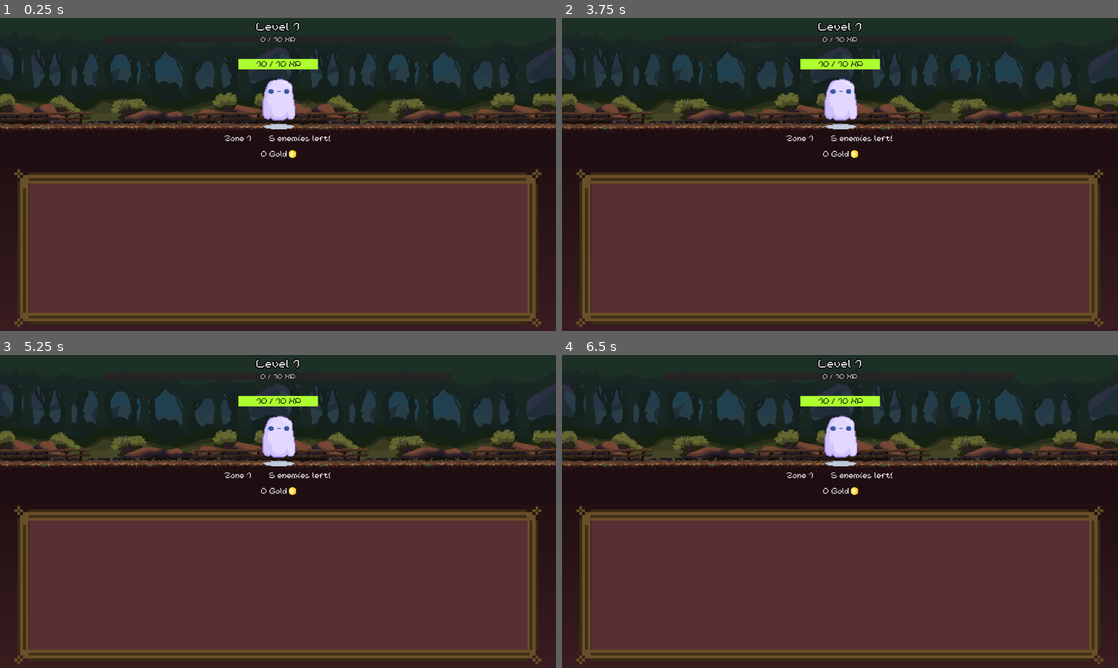
Above: before the commit, frames 1-4 (two rows, left to right).
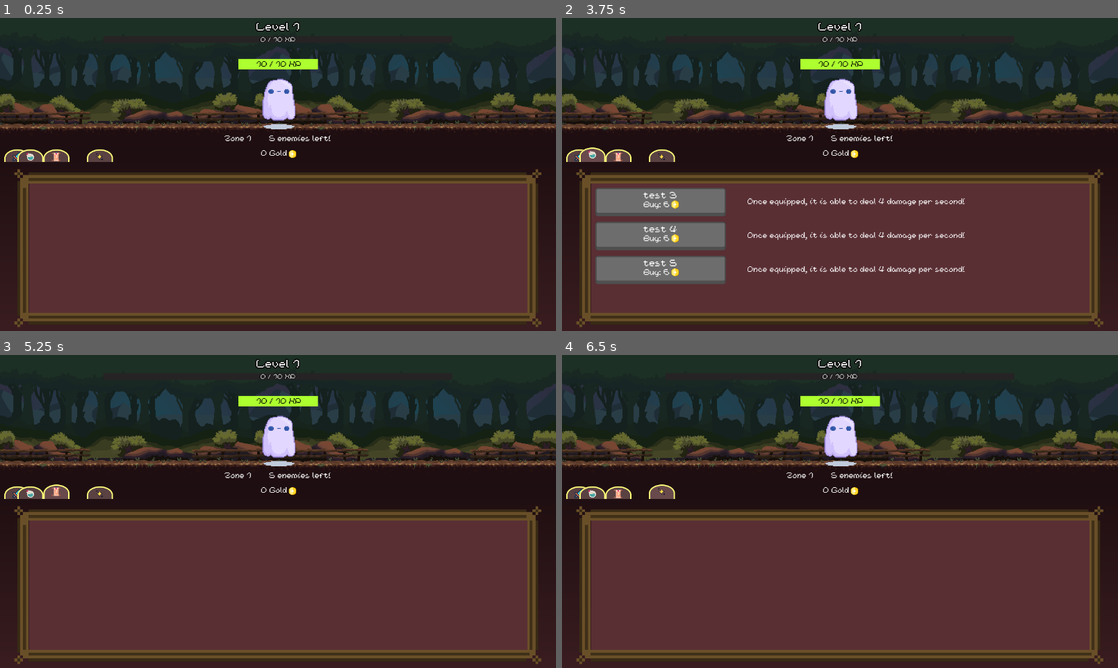
Above: after the commit, the same moments.

Repository: TTTaevas/SwordVenture
Game: Godot game, scene res://game.tscn
Same seed, same stepped clock (60 frames per second), same inputs: the game is played once before the commit and once after it.
Inputs (mouse positions are in pixels of both pictures, inside the frame that each line leads up to):
- Up to frame 1 (0.25 s): no input
- Up to frame 2 (3.75 s): click (578, 155) at 0.52 s; click (589, 155) at 1.27 s; click (617, 155) at 2.02 s; click (662, 155) at 2.77 s; click (578, 155) at 3.52 s
- Up to frame 3 (5.25 s): click (27, 492) at 4.27 s; click (55, 492) at 5.02 s
- Up to frame 4 (6.5 s): click (662, 492) at 5.77 s

The runs differ from the first frame. In frame 1, 0.6% of the frame differs, in the area x 0-52%, y 42-46%; in frame 2, 7.9%, in the area x 0-73%, y 41-85%; in frame 3, 0.7%; in frame 4, 0.7%.

Commit message:
half-working shop?? (real)

Diff:
--- /dev/null
+++ b/bottom_screen.gd
@@ -0,0 +1,109 @@
+extends Node2D
+
+signal gold_change
+
+var categories = [
+	{"name": "swords", "sprite": "res://sprites/icons/sword.png", "level_required": 1},
+	{"name": "potions", "sprite": "res://sprites/icons/potion.png", "level_required": 4},
+	{"name": "scrolls", "sprite": "res://sprites/icons/scroll.png", "level_required": 10},
+	{"name": "enchantments", "sprite": "res://sprites/icons/spark.png", "level_required": 20},
+]
+var shop_category = preload("res://shop_category.tscn")
+
+var items = [
+	{"name": "test 1", "price": 5, "dps": 3, "category": "swords"},
+	{"name": "test 2", "price": 4, "dps": 2, "category": "swords"},
+	{"name": "test 3", "price": 6, "dps": 4, "category": "potions"},
+	{"name": "test 4", "price": 6, "dps": 4, "category": "potions"},
+	{"name": "test 5", "price": 6, "dps": 4, "category": "potions"},
+]
+var shop_item = preload("res://shop_button.tscn")
+
+var shop_selling = preload("res://shop.tscn")
+
+var bought_items = []
+
+func _ready():
+	$Background.position = Vector2(0, 0)
+
+	for cat in categories:
+		var category = shop_category.instantiate()
+		category.cat_name = cat["name"]
+		category.icon = cat["sprite"]
+		category.position.x = cat["level_required"] * 10
+		add_child(category)
+
+		var shop = shop_selling.instantiate()
+		shop.name = "shop_selling_%s" % cat["name"]
+		shop.category = cat["name"]
+		shop.hide()
+		add_child(shop)
+
+		var id = 0
+		var filtered_items = items.filter(func(item): return item.category == cat["name"])
+		for i in filtered_items:
+			id += 1
+
+			var item = shop_item.instantiate()
+			item.name = "item_%s" % id
+			item.i_name = i["name"]
+			item.price = i["price"]
+			item.dps = i["dps"]
+			item.connect("buy", buy)
+			shop.find_child("VContainer", true, false).add_child(item)
+
+			# Cheat for scrollbar
+			var separator = TextureRect.new()
+			separator.name = "separator_%s" % id
+			separator.texture = GradientTexture2D.new()
+			separator.texture.set_height(10 if id != len(filtered_items) else 30)
+			separator.texture.gradient = Gradient.new()
+			separator.texture.gradient.colors = PackedColorArray([Color(0,0,0,0), Color(0,0,0,0)])
+			shop.find_child("VContainer", true, false).add_child(separator)
+
+
+func _process(_delta):
+	var screen := get_viewport_rect().size
+	$Background.size.x = screen.x
+	$Background.size.y = screen.y - 290
+
+	var gs_width = $GoldSprite.texture.get_width() * $GoldSprite.scale.x
+	$Gold.text = "%s Gold" % get_parent().gold
+	$Gold.size = $Gold.get_theme_font("font").get_string_size($Gold.text)
+	$Gold.position.x = (screen.x / 2) - ($Gold.size.x / 2) - (gs_width / 2)
+	$GoldSprite.position.x = $Gold.position.x + $Gold.size.x + 12
+
+	var s = min(max(0.65, $Background.size.x / 1920), 1)
+	$ShopBorder.scale = Vector2(s, s)
+	$ShopBorder.size = ($Background.size / $ShopBorder.scale) - Vector2(100, 100)
+	$ShopBorder.position.x = ($Background.size.x / 2) - (($ShopBorder.size.x * $ShopBorder.scale.x) / 2)
+	$ShopBorder.position.y = 50
+
+	var i = $ShopBorder.patch_margin_left
+	$ShopBackground.size = ($ShopBorder.size - Vector2(i * 2, i * 2)) * $ShopBorder.scale
+	$ShopBackground.position = ($ShopBorder.position) + Vector2(i, i) * $ShopBorder.scale
+
+	var shops = find_children("shop_selling*", "Control", true, false)
+	for shop in shops.filter(func(shop): return shop.is_visible()):
+		var container = shop.find_child("Container")
+		container.size = $ShopBackground.size
+		container.position = $ShopBackground.position
+
+	for shop in shops.filter(func(shop): return !shop.is_visible()):
+		var container = shop.find_child("Container")
+		container.size = Vector2(0, 0)
+		container.position = Vector2(-1920, -1920)
+
+	for cat in categories:
+		var items = shops.filter(func(s): return s.category == cat["name"])[0].find_children("item*", "Control", true, false)
+		for index in len(items):
+			var item = items[index]
+			item.position.x = 10
+			item.position.y = 10 + (index * (item.size.y * 1.2))
+
+func buy(item, price):
+	gold_change.emit(price)
+
+	var arr = bought_items.filter(func(i): return i.name != item.name)
+	arr.push_back(item)
+	bought_items = arr
--- /dev/null
+++ b/bottom_screen.tscn
@@ -0,0 +1,58 @@
+[gd_scene load_steps=7 format=3 uid="uid://pdloxy5lmu86"]
+
+[ext_resource type="Script" path="res://bottom_screen.gd" id="1_4gij1"]
+[ext_resource type="LabelSettings" uid="uid://cpuux455m0mhe" path="res://font.tres" id="2_4n3bo"]
+[ext_resource type="Texture2D" uid="uid://dsurnabs8anjd" path="res://sprites/icons/coin.png" id="3_34u47"]
+[ext_resource type="Texture2D" uid="uid://dwj7nmugh8so0" path="res://sprites/borders.png" id="4_2tjxh"]
+
+[sub_resource type="Gradient" id="Gradient_xl7xx"]
+colors = PackedColorArray(0.227451, 0.113725, 0.12549, 1, 0.117647, 0.054902, 0.0666667, 1)
+
+[sub_resource type="GradientTexture2D" id="GradientTexture2D_7ropb"]
+gradient = SubResource("Gradient_xl7xx")
+fill_from = Vector2(0.5, 1)
+fill_to = Vector2(0.5, 0)
+metadata/_snap_enabled = true
+
+[node name="Bottom_screen" type="Node2D"]
+script = ExtResource("1_4gij1")
+
+[node name="Background" type="TextureRect" parent="."]
+offset_left = 439.0
+offset_top = 37.0
+offset_right = 669.0
+offset_bottom = 230.0
+texture = SubResource("GradientTexture2D_7ropb")
+
+[node name="Gold" type="Label" parent="."]
+offset_left = 39.0
+offset_top = 6.0
+offset_right = 100.0
+offset_bottom = 25.0
+text = "0 Gold
+"
+label_settings = ExtResource("2_4n3bo")
+
+[node name="GoldSprite" type="Sprite2D" parent="."]
+position = Vector2(320, 15)
+scale = Vector2(0.035, 0.035)
+texture = ExtResource("3_34u47")
+
+[node name="ShopBorder" type="NinePatchRect" parent="."]
+offset_left = 162.0
+offset_top = 116.0
+offset_right = 358.0
+offset_bottom = 305.0
+texture = ExtResource("4_2tjxh")
+region_rect = Rect2(0, 0, 560.348, 410.214)
+patch_margin_left = 50
+patch_margin_top = 50
+patch_margin_right = 50
+patch_margin_bottom = 50
+
+[node name="ShopBackground" type="ColorRect" parent="."]
+offset_left = 44.0
+offset_top = 49.0
+offset_right = 94.0
+offset_bottom = 99.0
+color = Color(0.34902, 0.184314, 0.203922, 1)
--- a/enemy_screen.gd
+++ b/enemy_screen.gd
@@ -42,7 +42,7 @@
 	update_enemies_left(enemies_to_progress, enemies_killed)
 	var enemies := find_children("", "Area2D", false, false)
 
-	if enemies.size() < 0 or enemies.all(func(node): return node.health <= 0):
+	if enemies.size() <= 0 or enemies.all(func(node): return node.health <= 0):
 		await get_tree().create_timer(0.2).timeout
 
 		if enemies_killed >= enemies_to_progress:
--- a/game.gd
+++ b/game.gd
@@ -6,18 +6,18 @@
 
 func _ready():
 	$Enemy_screen.connect("gold_change", func(i): gold += i)
-	$Shop.connect("gold_change", func(i): gold -= i)
+	$Bottom_screen.connect("gold_change", func(i): gold -= i)
 
 func _process(delta):
 	game_clock += delta
 	if int(game_clock) != second_last_damaged:
 		second_last_damaged = int(game_clock)
 
-		var enemies = $Enemy_screen.find_children("", "Area2D", false, false)
+		var enemies = $Bottom_screen.find_children("", "Area2D", false, false)
 		enemies = enemies.filter(func(i): return i.health > 0)
 
 		var dps = 0
-		var items = $Shop.bought_items
+		var items = $Bottom_screen.bought_items
 		for i in items:
 			dps += i.dps
 
--- a/game.tscn
+++ b/game.tscn
@@ -2,13 +2,13 @@
 
 [ext_resource type="Script" path="res://game.gd" id="1_5u8fi"]
 [ext_resource type="PackedScene" uid="uid://f06seee5et7e" path="res://enemy_screen.tscn" id="1_gl7b4"]
-[ext_resource type="PackedScene" uid="uid://pdloxy5lmu86" path="res://shop.tscn" id="2_1ybcm"]
+[ext_resource type="PackedScene" uid="uid://pdloxy5lmu86" path="res://bottom_screen.tscn" id="2_1ybcm"]
 
 [node name="Game" type="Node2D"]
 script = ExtResource("1_5u8fi")
 
 [node name="Enemy_screen" parent="." instance=ExtResource("1_gl7b4")]
 
-[node name="Shop" parent="." instance=ExtResource("2_1ybcm")]
+[node name="Bottom_screen" parent="." instance=ExtResource("2_1ybcm")]
 z_index = -10
 position = Vector2(0, 298)
--- a/health.gd
+++ b/health.gd
@@ -2,7 +2,6 @@
 
 func _process(_delta):
 	var monster = get_parent()
-	var collision_position = monster.find_child("Collision", false, false).position
 	var new_position := get_viewport_rect().size
 	new_position.x = monster.position.x
 	new_position.x -= size.x / 2
--- a/level.gd
+++ b/level.gd
@@ -8,7 +8,7 @@
 	$ExperienceBar.position.y = $LevelLabel.size.y + $LevelLabel.position.y + 5
 	$ExperienceLabel.position.y = ($ExperienceBar.size.y / 4) + $ExperienceBar.position.y - 2
 
-func _process(delta):
+func _process(_delta):
 	global_position.x = (get_viewport_rect().size.x / 2) - (self.size.x)
 
 	$ExperienceBar.value = get_parent().experience
--- a/shop.gd
+++ b/shop.gd
@@ -1,43 +1,3 @@
-extends Node2D
+extends Control
 
-signal gold_change
-
-var shop_item = preload("res://shop_item.tscn")
-
-var bought_items = []
-
-#func _ready():
-#	var item := shop_item.instantiate()
-#	item.i_name = "Example item"
-#	item.price = 3
-#	item.connect("buy", buy)
-#	add_child(item)
-
-func _process(_delta):
-	var screen := get_viewport_rect().size
-	$Background.size.x = screen.x
-	$Background.size.y = screen.y - 290
-
-	var gs_width = $GoldSprite.texture.get_width() * $GoldSprite.scale.x
-	$Gold.text = "%s Gold" % get_parent().gold
-	$Gold.size = $Gold.get_theme_font("font").get_string_size($Gold.text)
-	$Gold.position.x = (screen.x / 2) - ($Gold.size.x / 2) - (gs_width / 2)
-	$GoldSprite.position.x = $Gold.position.x + $Gold.size.x + 12
-
-	var scale = min(max(0.65, $Background.size.x / 1920), 1)
-	$WindowBorder.scale = Vector2(scale, scale)
-	$WindowBorder.size = ($Background.size / $WindowBorder.scale) - Vector2(100, 100)
-	$WindowBorder.position.x = ($Background.size.x / 2) - (($WindowBorder.size.x * $WindowBorder.scale.x) / 2)
-	$WindowBorder.position.y = 50
-
-	var i = $WindowBorder.patch_margin_left
-	$WindowBackground.size = ($WindowBorder.size - Vector2(i * 2, i * 2)) * $WindowBorder.scale
-	$WindowBackground.position = ($WindowBorder.position) + Vector2(i, i) * $WindowBorder.scale
-
-
-func buy(item, price):
-	gold_change.emit(price)
-
-	var arr = bought_items.filter(func(i): return i.name != item.name)
-	arr.push_back(item)
-	bought_items = arr
+var category: String
--- a/shop.tscn
+++ b/shop.tscn
@@ -1,57 +1,21 @@
-[gd_scene load_steps=7 format=3 uid="uid://pdloxy5lmu86"]
+[gd_scene load_steps=2 format=3 uid="uid://doqgib1stltyo"]
 
-[ext_resource type="Script" path="res://shop.gd" id="1_1pk2p"]
-[ext_resource type="LabelSettings" uid="uid://cpuux455m0mhe" path="res://font.tres" id="2_3lewd"]
-[ext_resource type="Texture2D" uid="uid://dsurnabs8anjd" path="res://sprites/icons/coin.png" id="3_7si7v"]
-[ext_resource type="Texture2D" uid="uid://dwj7nmugh8so0" path="res://sprites/borders.png" id="4_tvx6y"]
+[ext_resource type="Script" path="res://shop.gd" id="1_e3kmj"]
 
-[sub_resource type="Gradient" id="Gradient_xl7xx"]
-colors = PackedColorArray(0.227451, 0.113725, 0.12549, 1, 0.117647, 0.054902, 0.0666667, 1)
+[node name="Shop" type="Control"]
+layout_mode = 3
+anchors_preset = 15
+anchor_right = 1.0
+anchor_bottom = 1.0
+grow_horizontal = 2
+grow_vertical = 2
+script = ExtResource("1_e3kmj")
 
-[sub_resource type="GradientTexture2D" id="GradientTexture2D_7ropb"]
-gradient = SubResource("Gradient_xl7xx")
-fill_from = Vector2(0.5, 1)
-fill_to = Vector2(0.5, 0)
-metadata/_snap_enabled = true
+[node name="Container" type="ScrollContainer" parent="."]
+layout_mode = 2
+offset_right = 40.0
+offset_bottom = 40.0
 
-[node name="Shop" type="Node2D"]
-script = ExtResource("1_1pk2p")
-
-[node name="Background" type="TextureRect" parent="."]
-offset_right = 1280.0
-offset_bottom = 720.0
-texture = SubResource("GradientTexture2D_7ropb")
-
-[node name="Gold" type="Label" parent="."]
-offset_left = 181.0
-offset_top = 8.0
-offset_right = 304.0
-offset_bottom = 28.0
-text = "0 Gold
-"
-label_settings = ExtResource("2_3lewd")
-
-[node name="GoldSprite" type="Sprite2D" parent="."]
-position = Vector2(320, 15)
-scale = Vector2(0.035, 0.035)
-texture = ExtResource("3_7si7v")
-
-[node name="WindowBorder" type="NinePatchRect" parent="."]
-offset_left = 96.0
-offset_top = 138.0
-offset_right = 1368.0
-offset_bottom = 787.0
-scale = Vector2(0.5, 0.5)
-texture = ExtResource("4_tvx6y")
-region_rect = Rect2(0, 0, 560.348, 410.214)
-patch_margin_left = 50
-patch_margin_top = 50
-patch_margin_right = 50
-patch_margin_bottom = 50
-
-[node name="WindowBackground" type="ColorRect" parent="."]
-offset_left = 143.0
-offset_top = 185.0
-offset_right = 481.0
-offset_bottom = 421.0
-color = Color(0.34902, 0.184314, 0.203922, 1)
+[node name="VContainer" type="VBoxContainer" parent="Container"]
+layout_mode = 2
+theme_override_constants/separation = 0
--- a/shop_button.gd
+++ b/shop_button.gd
@@ -3,28 +3,43 @@
 signal buy
 
 var psed := false
+var i_name: String
+var current_dps := 0
+var dps: int
+var price: int
+var level := 0
 
 func _ready():
-	$Item.text = get_parent().i_name
+	$Item.text = i_name
 
 func _process(_delta):
+	if get_tree().root.get_node("Game").gold < price:
+		disabled = true
+	elif disabled == true:
+		disabled = false
+
 	$Item.position.x = (size.x / 2) - ($Item.size.x / 2)
 	var gs_width = $GoldSprite.texture.get_width() * $GoldSprite.scale.x
 	$Price.position.x = (size.x / 2) - ($Price.size.x / 2) - (gs_width / 2)
 	$GoldSprite.position.x = $Price.position.x + $Price.size.x + 12
 
-	$Price.text = "Buy: %s" % get_parent().price
+	$Price.text = "%s: %s" % ["Buy" if level == 0 else "Level up", price]
 
 	if button_pressed and psed == false:
 		psed = true
-		var children := get_children()
+		var children := get_children().filter(func(i): return i.name != "Stats")
 		for i in children:
 			i.position.y += 5
 	elif button_pressed == false and psed:
 		psed = false
-		var children := get_children()
+		var children := get_children().filter(func(i): return i.name != "Stats")
 		for i in children:
 			i.position.y -= 5
 
-func _pressed():
-	buy.emit()
+	if level < 1:
+		$Stats.text = "Once equipped, it is able to deal %s damage per second!" % dps
+	else:
+		$Stats.text = "Currently does %s dps, will do %s if you level it up!" % [current_dps, dps]
+		$Stats.size = $Stats.get_theme_font("font").get_string_size($Stats.text)
+		$Stats.position.x = $Shop_button.position.x + $Shop_button.size.x + 10
+		$Stats.position.y = $Shop_button.position.y + 10
--- a/shop_button.tscn
+++ b/shop_button.tscn
@@ -44,3 +44,12 @@
 position = Vector2(177, 38)
 scale = Vector2(0.035, 0.035)
 texture = ExtResource("7_6trgp")
+
+[node name="Stats" type="Label" parent="."]
+layout_mode = 0
+offset_left = 350.0
+offset_top = 24.0
+offset_right = 459.0
+offset_bottom = 47.0
+text = "Some stats"
+label_settings = ExtResource("5_nhsk4")
--- /dev/null
+++ b/shop_category.gd
@@ -0,0 +1,26 @@
+extends TextureButton
+
+var cat_name: String
+var icon: String
+var normal_position: int
+
+func _ready():
+	name = "Shop_category_%s" % cat_name
+	$Icon.texture = load(icon if icon != "" else "res://sprites/icons/coin.png")
+	normal_position = $Icon.position.y
+
+func _process(_delta):
+	$Icon.position.y = normal_position - 5 if button_pressed else normal_position
+
+
+func _pressed():
+	var parent = get_parent()
+	if button_pressed and parent.name != "root":
+		parent.find_child("shop_selling_%s" % cat_name, false, false).show()
+		var categories = parent.find_children("Shop_category*", "", false, false).filter(func(i): return i != self)
+		for category in categories:
+			if category.button_pressed:
+				category.set_pressed_no_signal(false)
+				parent.find_child("shop_selling_%s" % category.cat_name, false, false).hide()
+	else:
+		parent.find_child("shop_selling_%s" % cat_name, false, false).hide()
--- /dev/null
+++ b/shop_category.tscn
@@ -0,0 +1,25 @@
+[gd_scene load_steps=5 format=3 uid="uid://ckv0oeyw3c2o7"]
+
+[ext_resource type="Texture2D" uid="uid://cvloyjjmu7vv2" path="res://sprites/category_closed.png" id="1_d4ew0"]
+[ext_resource type="Texture2D" uid="uid://b5f8vqkn1asb7" path="res://sprites/category_open.png" id="2_jyt82"]
+[ext_resource type="Script" path="res://shop_category.gd" id="3_6al8e"]
+[ext_resource type="Texture2D" uid="uid://c06bk3klll0wx" path="res://sprites/icons/potion.png" id="4_egnbv"]
+
+[node name="Shop_category" type="TextureButton"]
+offset_right = 60.0
+offset_bottom = 33.0
+toggle_mode = true
+action_mode = 0
+keep_pressed_outside = true
+texture_normal = ExtResource("1_d4ew0")
+texture_pressed = ExtResource("2_jyt82")
+script = ExtResource("3_6al8e")
+
+[node name="Icon" type="TextureRect" parent="."]
+layout_mode = 0
+offset_left = 19.0
+offset_top = 11.0
+offset_right = 531.0
+offset_bottom = 523.0
+scale = Vector2(0.04, 0.04)
+texture = ExtResource("4_egnbv")
--- a/shop_item.gd
+++ /dev/null
@@ -1,28 +0,0 @@
-extends Control
-
-signal buy
-
-var shop_entry = preload("res://shop_button.tscn")
-var i_name = ""
-var dps = 1
-var price = 0
-
-func _ready():
-	var item := shop_entry.instantiate()
-	item.connect("buy", purchase)
-	item.find_child("Item").text = i_name
-	add_child(item)
-
-func _process(_delta):
-	if get_parent().get_parent().gold < price:
-		$Shop_button.disabled = true
-	elif $Shop_button.disabled == true:
-		$Shop_button.disabled = false
-
-#	$Shop_button.position.x = $Border.size.x - $Border.position.x
-#	print($Shop_button.position.x)
-
-func purchase():
-	buy.emit({"name": i_name, "dps": dps}, price)
-	price = round(price * 1.5)
-	dps *= 3
--- a/shop_item.tscn
+++ /dev/null
@@ -1,61 +0,0 @@
-[gd_scene load_steps=4 format=3 uid="uid://dl5rmi22ns2e2"]
-
-[ext_resource type="Texture2D" uid="uid://dwj7nmugh8so0" path="res://sprites/borders.png" id="1_gwa5r"]
-[ext_resource type="Script" path="res://shop_item.gd" id="1_haocx"]
-[ext_resource type="LabelSettings" uid="uid://cpuux455m0mhe" path="res://font.tres" id="2_06b2j"]
-
-[node name="Shop_item" type="Control"]
-layout_mode = 3
-anchors_preset = 0
-offset_right = 40.0
-offset_bottom = 40.0
-script = ExtResource("1_haocx")
-
-[node name="Background" type="ColorRect" parent="."]
-layout_mode = 0
-offset_left = 22.0
-offset_top = 22.0
-offset_right = 360.0
-offset_bottom = 258.0
-color = Color(0.34902, 0.184314, 0.203922, 1)
-
-[node name="Border" type="NinePatchRect" parent="."]
-layout_mode = 0
-offset_right = 1156.0
-offset_bottom = 411.0
-scale = Vector2(0.5, 0.5)
-texture = ExtResource("1_gwa5r")
-region_rect = Rect2(0, 0, 560.348, 410.214)
-patch_margin_left = 50
-patch_margin_top = 50
-patch_margin_right = 50
-patch_margin_bottom = 50
-
-[node name="Future_Stats" type="Label" parent="."]
-layout_mode = 0
-offset_left = 47.0
-offset_top = 111.0
-offset_right = 163.0
-offset_bottom = 163.0
-text = "Item Level 1:
-1 damage per
-second"
-label_settings = ExtResource("2_06b2j")
-
-[node name="Description" type="Label" parent="."]
-layout_mode = 0
-offset_left = 206.0
-offset_top = 117.0
-offset_right = 339.0
-offset_bottom = 224.0
-text = "This is an example description for an example item"
-label_settings = ExtResource("2_06b2j")
-horizontal_alignment = 2
-autowrap_mode = 3
-
-[node name="Panel" type="Panel" parent="."]
-layout_mode = 0
-offset_left = 468.0
-offset_top = 198.0
-offset_right = 508.0
-offset_bottom = 238.0
--- a/status.tscn
+++ /dev/null
@@ -1,46 +0,0 @@
-[gd_scene load_steps=3 format=3 uid="uid://7de2x4o7vekq"]
-
-[ext_resource type="Texture2D" uid="uid://dwj7nmugh8so0" path="res://sprites/borders.png" id="1_0htye"]
-[ext_resource type="LabelSettings" uid="uid://cpuux455m0mhe" path="res://font.tres" id="2_1a60g"]
-
-[node name="Status" type="Control"]
-layout_mode = 3
-anchors_preset = 0
-offset_right = 40.0
-offset_bottom = 40.0
-
-[node name="Background" type="ColorRect" parent="."]
-layout_mode = 0
-offset_left = 14.0
-offset_top = 13.0
-offset_right = 144.0
-offset_bottom = 102.0
-color = Color(0.34902, 0.184314, 0.203922, 1)
-
-[node name="Border" type="TextureRect" parent="."]
-layout_mode = 0
-offset_right = 158.0
-offset_bottom = 392.0
-texture = ExtResource("1_0htye")
-expand_mode = 1
-stretch_mode = 4
-
-[node name="Enemies" type="Label" parent="."]
-layout_mode = 0
-offset_left = 19.0
-offset_top = 48.0
-offset_right = 135.0
-offset_bottom = 100.0
-text = "Enemies:
-0/5
-"
-label_settings = ExtResource("2_1a60g")
-
-[node name="Zone" type="Label" parent="."]
-layout_mode = 0
-offset_left = 19.0
-offset_top = 19.0
-offset_right = 135.0
-offset_bottom = 38.0
-text = "Zone: 1"
-label_settings = ExtResource("2_1a60g")
--- /dev/null
+++ b/test.tscn
@@ -0,0 +1,22 @@
+[gd_scene format=3 uid="uid://car3ywuboe400"]
+
+[node name="ScrollContainer" type="ScrollContainer"]
+offset_right = 205.0
+offset_bottom = 69.0
+
+[node name="VBoxContainer" type="VBoxContainer" parent="."]
+layout_mode = 2
+theme_override_constants/separation = 10
+
+[node name="TabContainer" type="TabContainer" parent="."]
+layout_mode = 2
+
+[node name="Button2" type="Button" parent="TabContainer"]
+layout_mode = 2
+text = "test"
+
+[node name="Button" type="Button" parent="TabContainer"]
+visible = false
+custom_minimum_size = Vector2(10, 30)
+layout_mode = 2
+text = "test"
Binary file added: sprites/category_closed.png
Not shown, added: sprites/category_closed.png.import
Binary file added: sprites/category_open.png
Not shown, added: sprites/category_open.png.import
